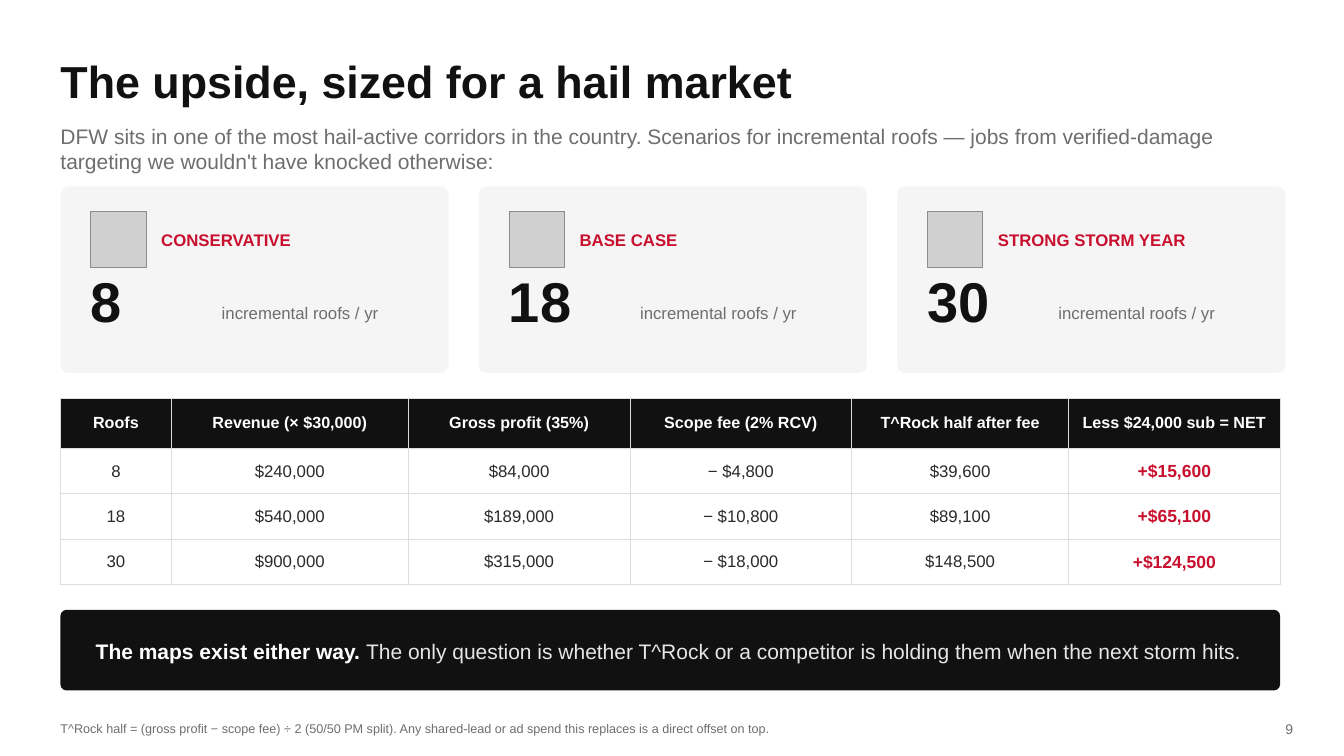
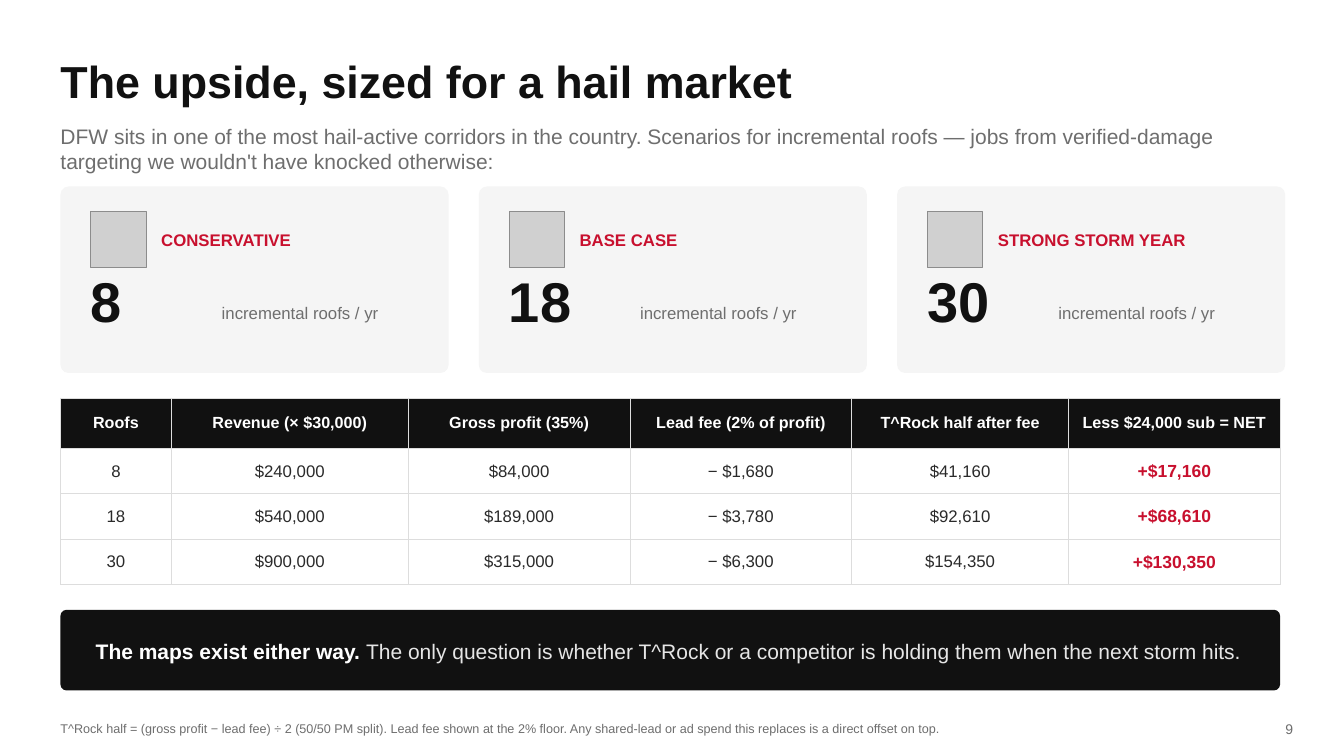
Before and after one commit to DommyD26/roofing-site-template, a slide deck: slide 9 of pitch/Storm-Scout-Pitch.pptx. Drawn at 1344x756 pixels with LibreOffice and Linux fonts; fonts in the diff are those of the drawing; grey boxes stand for pictures. Boxes give left, top, right and bottom in pixels: in the first picture for what was removed or moved away, otherwise in the second. Text is boxed around its words. In the diff, an @@ line names an element or a change of style, - is before the commit and + after.

```diff
--- a/pitch/Storm-Scout-Pitch.pptx
+++ b/pitch/Storm-Scout-Pitch.pptx
@@ table at <box>60,398,1280,575</box> @@
-row 1, column 4: Scope fee (2% RCV)
+row 1, column 4: Lead fee (2% of profit)
-row 2: 8 | $240,000 | $84,000 | − $4,800 | $39,600 | +$15,600
+row 2: 8 | $240,000 | $84,000 | − $1,680 | $41,160 | +$17,160
-row 3: 18 | $540,000 | $189,000 | − $10,800 | $89,100 | +$65,100
+row 3: 18 | $540,000 | $189,000 | − $3,780 | $92,610 | +$68,610
-row 4: 30 | $900,000 | $315,000 | − $18,000 | $148,500 | +$124,500
+row 4: 30 | $900,000 | $315,000 | − $6,300 | $154,350 | +$130,350
@@ text at <box>60,724,939,736</box>: text changed @@
-T^Rock half = (gross profit − scope fee) ÷ 2 (50/50 PM split). Any shared-lead or ad spend this replaces is a direct offset on top.
+T^Rock half = (gross profit − lead fee) ÷ 2 (50/50 PM split). Lead fee shown at the 2% floor. Any shared-lead or ad spend this replaces is a direct offset on top.
```
Also in this commit, not shown: 1 other slide changed, 3 other files.
